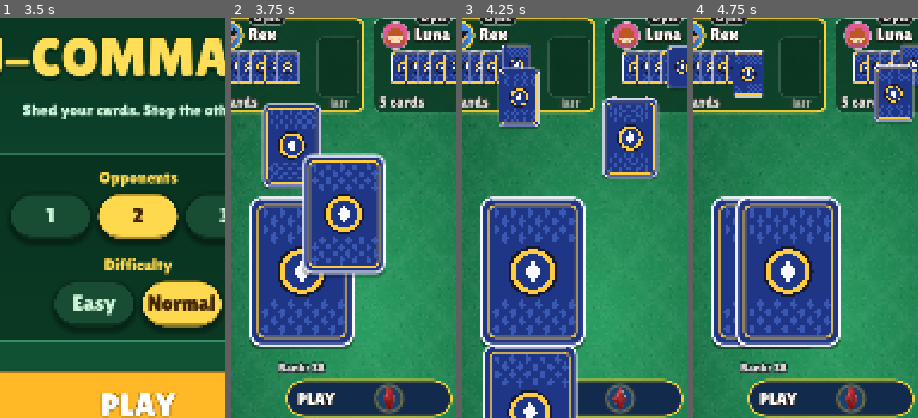
Above: before the commit, frames 1-4 (left to right).
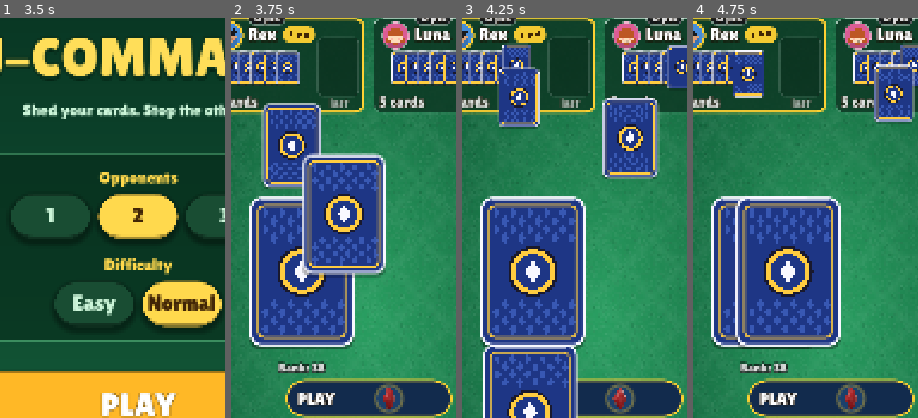
Above: after the commit, the same moments.

Repository: lambou/jcommand-cards-monorepo
Game: Godot game, scene res://scenes/main.tscn
Same seed, same stepped clock (60 frames per second), same inputs: the game is played once before the commit and once after it.
Inputs (mouse positions are % of the whole screen's width and height, from its top left):
- Up to frame 1 (3.5 s): click "Easy" at 0.5 s; click "Easy" at 1.25 s; click "Normal" at 2 s; click "Normal" at 2.75 s
- Up to frame 2 (3.75 s): click "PLAY" at 3.5 s
- Up to frame 3 (4.25 s): no input
- Up to frame 4 (4.75 s): tap Enter at 4.25 s; drag from (35, 39) to (60, 28) at 4.27 s
The pictures show only the part of the screen within x 19-69%, y 7-57%; the shares and areas given below are measured in that part.

Frame 1 is identical in both runs. In frame 2, 0.6% of the frame differs, in the area x 23-38%, y 2-7%; in frame 3, 0.6%; in frame 4, 0.6%.

Commit message:
Show a thinking indicator on the active opponent; queue turn changes until the previous move's animations finish
Co-Authored-By: Claude Sonnet 5.5 <noreply@anthropic.com>

Diff:
--- a/apps/mobile/scripts/ui/opponent_view.gd
+++ b/apps/mobile/scripts/ui/opponent_view.gd
@@ -87,6 +87,22 @@
 	queue_redraw() # drives the CHECK pulse
 
 
+## Three bouncing dots in a pill right after the name: "it's this player's turn".
+func _draw_thinking(font: Font) -> void:
+	var name_w := font.get_string_size(player_name, HORIZONTAL_ALIGNMENT_LEFT, size.x - 114.0, 42).x
+	var pill := Rect2(100.0 + name_w + 14.0, 22.0, 78.0, 40.0)
+	if pill.end.x > size.x - 8.0:
+		pill.position.x = size.x - 8.0 - pill.size.x
+	var bg := StyleBoxFlat.new()
+	bg.bg_color = Color(1.0, 0.82, 0.2, 0.95)
+	bg.set_corner_radius_all(20)
+	draw_style_box(bg, pill)
+	var t := float(Time.get_ticks_msec()) / 1000.0
+	for i in 3:
+		var bounce := 0.0 if Settings.reduce() else -maxf(0.0, sin((t * 3.0 - i * 0.45) * TAU * 0.5)) * 7.0
+		draw_circle(Vector2(pill.position.x + 20.0 + 19.0 * i, pill.position.y + 21.0 + bounce), 5.5, Color(0.25, 0.15, 0.02))
+
+
 func _draw() -> void:
 	var font := preload("res://assets/fonts/LilitaOne-Regular.ttf")
 	var pulse := 0.5 if Settings.reduce() else 0.5 + 0.5 * sin(float(Time.get_ticks_msec()) / 1000.0 * TAU * 0.5)
@@ -108,6 +124,8 @@
 		ring = Color(1.0, 0.25, 0.2)
 	Avatar.draw_avatar(self, avatar_index, Vector2(54, 44), 32.0, ring, 5.0 if (active or check) else 2.5)
 	TextFx.draw(self, font, Vector2(100, 56), player_name, HORIZONTAL_ALIGNMENT_LEFT, size.x - 114.0, 42, Color.WHITE)
+	if active:
+		_draw_thinking(font)
 	# Running points: a badge on the top edge; the leader's is gold with a small crown.
 	var ptxt := "%d pts" % points
 	var tw := _pts_width(font, ptxt)
--- a/apps/mobile/scripts/ui/table.gd
+++ b/apps/mobile/scripts/ui/table.gd
@@ -75,6 +75,12 @@
 var _shown_over := false
 var _dealt := false
 var _lock_until := 0
+# Turn indicator queue: the seat highlight / "X is thinking" banner follow the real current player
+# only once the animations of the previous move have finished. Entries are {cur, at (msec)}.
+var _shown_cur := ""
+var _turn_queue: Array = []
+var _turn_gate_ms := 0 # when the last queued turn change is due
+var _turn_serial := 0 # bumped on reset so stale timers do nothing
 var _hidden: Dictionary = {} # card id -> true: hand cards still "in flight"
 var _last_played: Dictionary = {} # player id -> card
 var _stack_note := ""
@@ -161,6 +167,10 @@
 	_shown_over = false
 	_dealt = false
 	_lock_until = 0
+	_shown_cur = ""
+	_turn_queue.clear()
+	_turn_gate_ms = 0
+	_turn_serial += 1
 	_stack_note = ""
 	_sliding = 0
 	_shown_required = {}
@@ -627,6 +637,7 @@
 				_hold_layout = REACH
 
 	var prev_req: Dictionary = _shown_required.duplicate()
+	_queue_turn(events, first or resumed)
 	_refresh()
 	var human_turn_now: bool = game.is_human_turn()
 	if human_turn_now and not _was_human_turn and not first:
@@ -653,6 +664,65 @@
 				_combo_effect(e)
 			"bonus":
 				_bonus_effect(e)
+
+
+# ---------------------------------------------------------------- turn indicator queue
+
+## Rough time the animations for these events take; the longest one wins since they run together.
+func _events_anim_time(events: Array) -> float:
+	var t := 0.0
+	for e in events:
+		var d := 0.0
+		match e["type"]:
+			"play":
+				d = FLY + 0.1 + (REACH if _hand_ok(e["playerId"] != ME) else 0.0)
+				if Rules.rule_of(e["card"]["rank"]).get("slideUnder", false):
+					d += 0.7 # lift, slide, settle
+			"draw":
+				if int(e["count"]) > 0:
+					d = REACH + FLY + STAGGER * float(mini(int(e["count"]), 10))
+			"penaltyTaken":
+				d = REACH + FLY + STAGGER * float(mini(int(e["count"]), 10)) + 0.35 # + the red "+N cards"
+			"skip":
+				d = FLY + 0.35
+			"combo":
+				d = REACH + FLY + 0.3
+		t = maxf(t, d)
+	return t
+
+
+## Registers a turn change. The shown player switches once everything queued before it, plus this
+## move's own animations, is done. Safe for bursts of updates (e.g. over a network): changes apply in order.
+func _queue_turn(events: Array, instant: bool) -> void:
+	var cur: String = game.current_id()
+	var now := Time.get_ticks_msec()
+	if instant or game.bot_delay < 0.05 or game.replay_mode:
+		_turn_queue.clear()
+		_turn_serial += 1
+		_shown_cur = cur
+		_turn_gate_ms = now
+		return
+	var at := maxi(now, _turn_gate_ms) + int(_events_anim_time(events) * 1000.0)
+	_turn_gate_ms = at
+	if _turn_queue.is_empty() and at <= now:
+		_shown_cur = cur
+		return
+	_turn_queue.append({"cur": cur, "at": at})
+	var serial := _turn_serial
+	get_tree().create_timer(maxf(0.0, float(at - now) / 1000.0)).timeout.connect(func(): _advance_turn(serial))
+
+
+func _advance_turn(serial: int) -> void:
+	if serial != _turn_serial or game == null or not is_inside_tree() or game.state.is_empty():
+		return
+	var now := Time.get_ticks_msec()
+	var changed := false
+	while not _turn_queue.is_empty() and int(_turn_queue[0]["at"]) <= now + 5:
+		_shown_cur = _turn_queue.pop_front()["cur"]
+		changed = true
+	if changed:
+		_update_seats(game.state)
+		_update_banner(game.state, game.is_human_turn())
 
 
 func _who(id: String) -> String:
@@ -1164,7 +1234,7 @@
 
 
 func _update_seats(st: Dictionary) -> void:
-	var cur_id: String = game.current_id()
+	var cur_id: String = _shown_cur if _shown_cur != "" else game.current_id()
 	var pts: Dictionary = game.live_points()
 	var best := 0
 	for id in pts:
@@ -1469,7 +1539,7 @@
 	elif game.replay_mode:
 		banner_label.text = "%s to move" % _who(game.current_id())
 	else:
-		banner_label.text = "%s is thinking..." % _who(game.current_id())
+		banner_label.text = "%s is thinking..." % _who(_shown_cur if _shown_cur != "" else game.current_id())
 
 
 # ---------------------------------------------------------------- input
